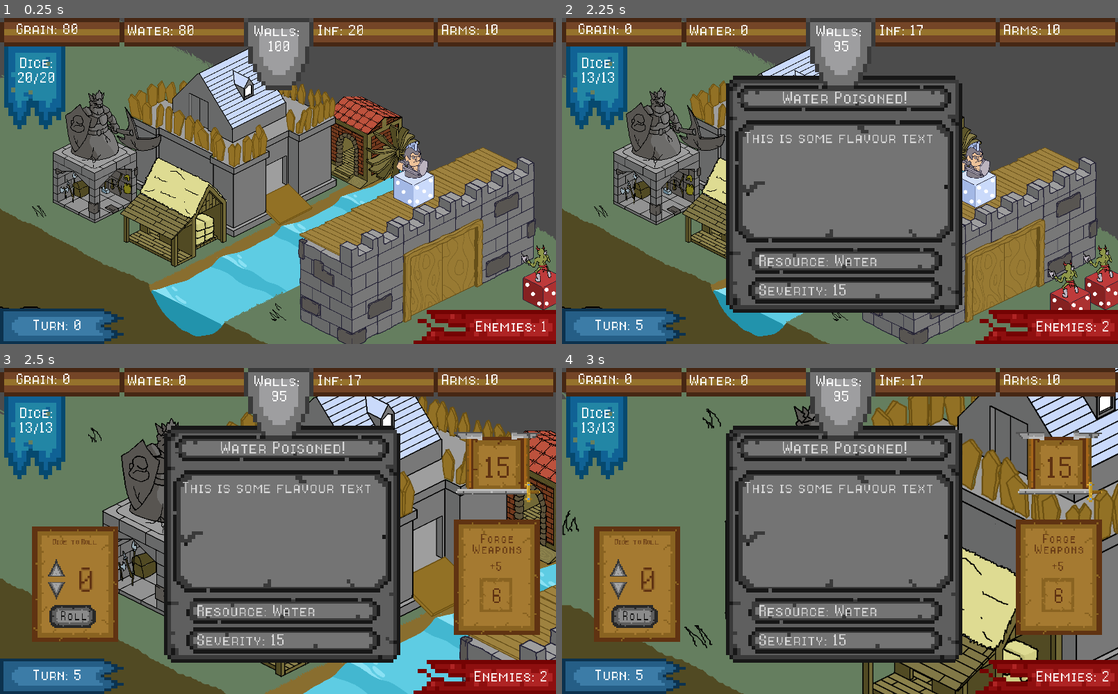
Above: before the commit, frames 1-4 (two rows, left to right).
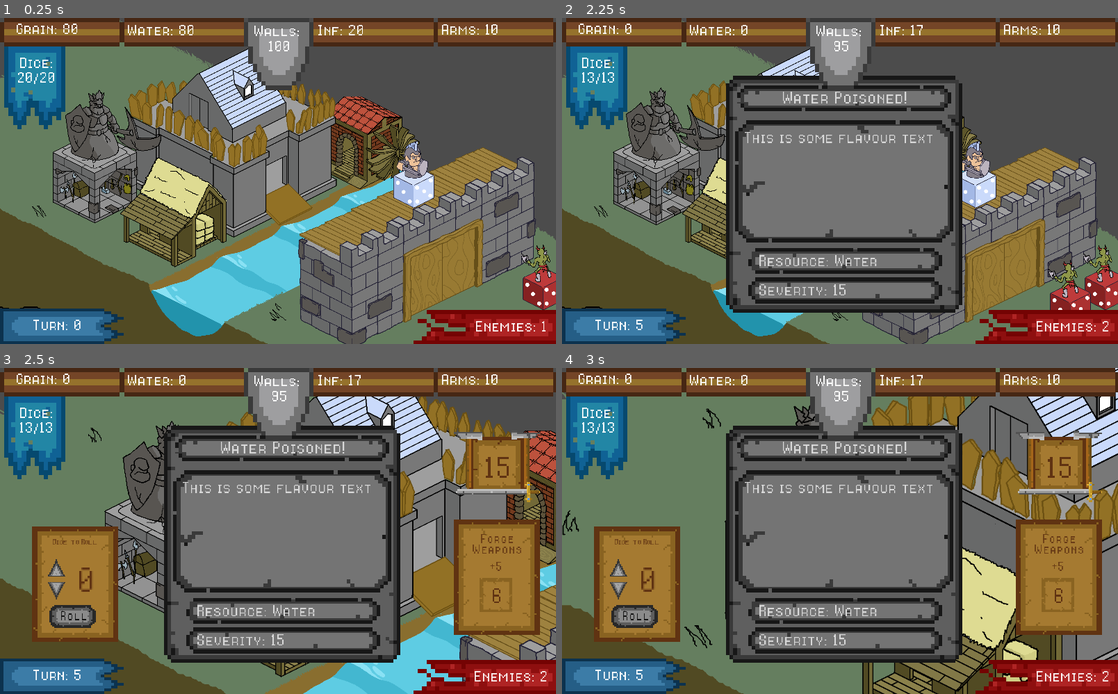
Above: after the commit, the same moments.

Repository: CapsCollective/rng-stronghold
Game: Godot game, scene res://scenes/main.tscn
Same seed, same stepped clock (60 frames per second), same inputs: the game is played once before the commit and once after it.
Inputs (mouse positions are in pixels of both pictures, inside the frame that each line leads up to):
- Up to frame 1 (0.25 s): no input
- Up to frame 2 (2.25 s): tap Enter (ui_accept) at 0.5, 0.77, 1.25, 1.52, 2 s; move the mouse to (934, 145) at 0.52 s; press the mouse at (934, 145) at 0.53 s; move the mouse to (801, 135) at 1.27 s; release the mouse at (801, 135) at 1.28 s; click (801, 135) at 1.35 s; move the mouse to (667, 158) at 2.02 s; hold Right mouse button (rmb) from 2.03 s (still down)
- Up to frame 3 (2.5 s): keep holding Right mouse button (rmb); click (105, 508) at 2.3 s
- Up to frame 4 (3 s): release Right mouse button (rmb) at 2.75 s; click "Roll" at 2.75 s

Frames 1-2 are identical in both runs. In frame 3, 1.4% of the frame differs, in the area x 18-33%, y 15-77%; in frame 4, nothing differs.

Commit message:
Made buildings unhighlight on select

Diff:
--- a/scripts/building.gd
+++ b/scripts/building.gd
@@ -18,3 +18,4 @@
 		if event.pressed:
 			if Input.is_action_pressed("lmb"):
 				get_parent().building_clicked(self)
+				unhighlight()
